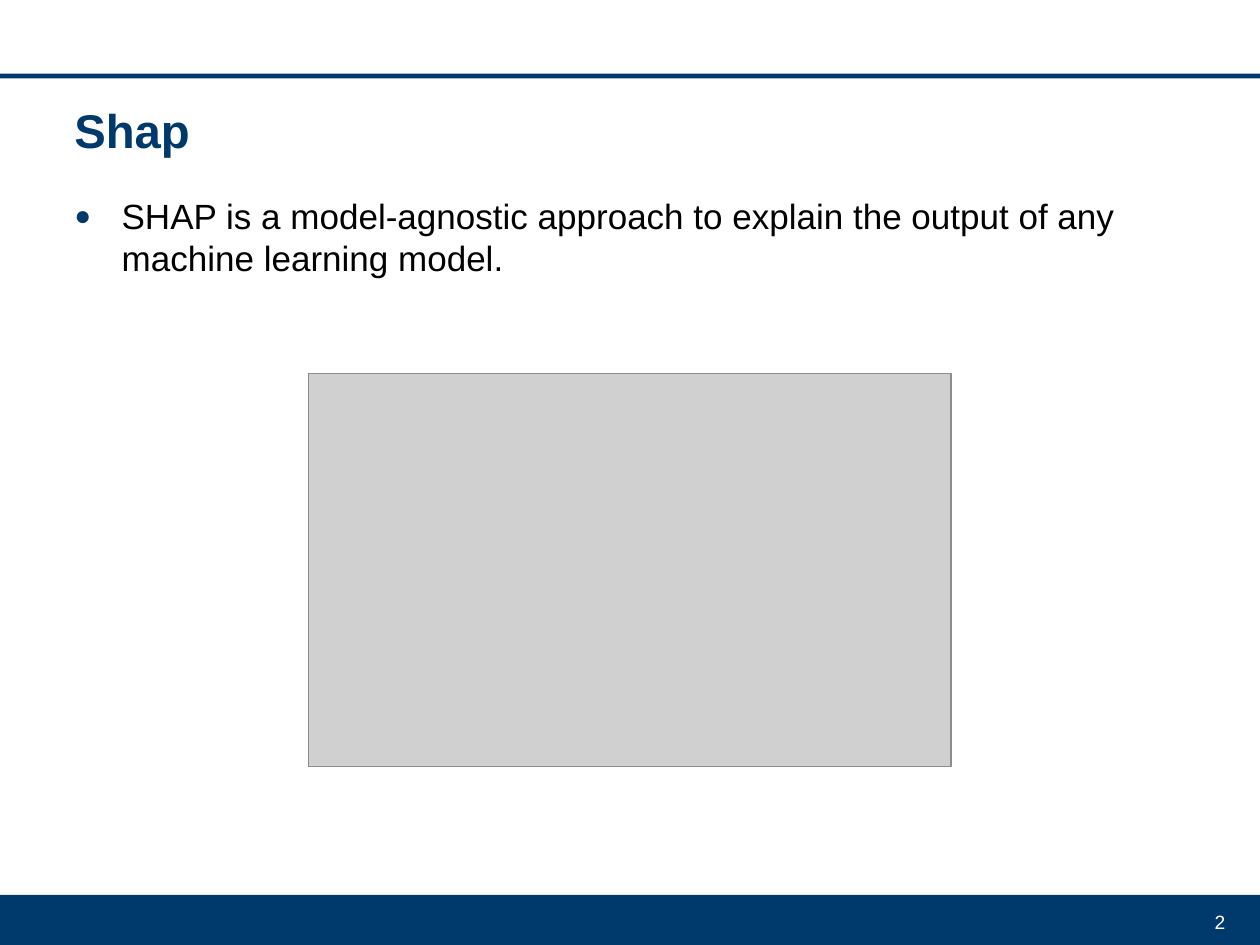
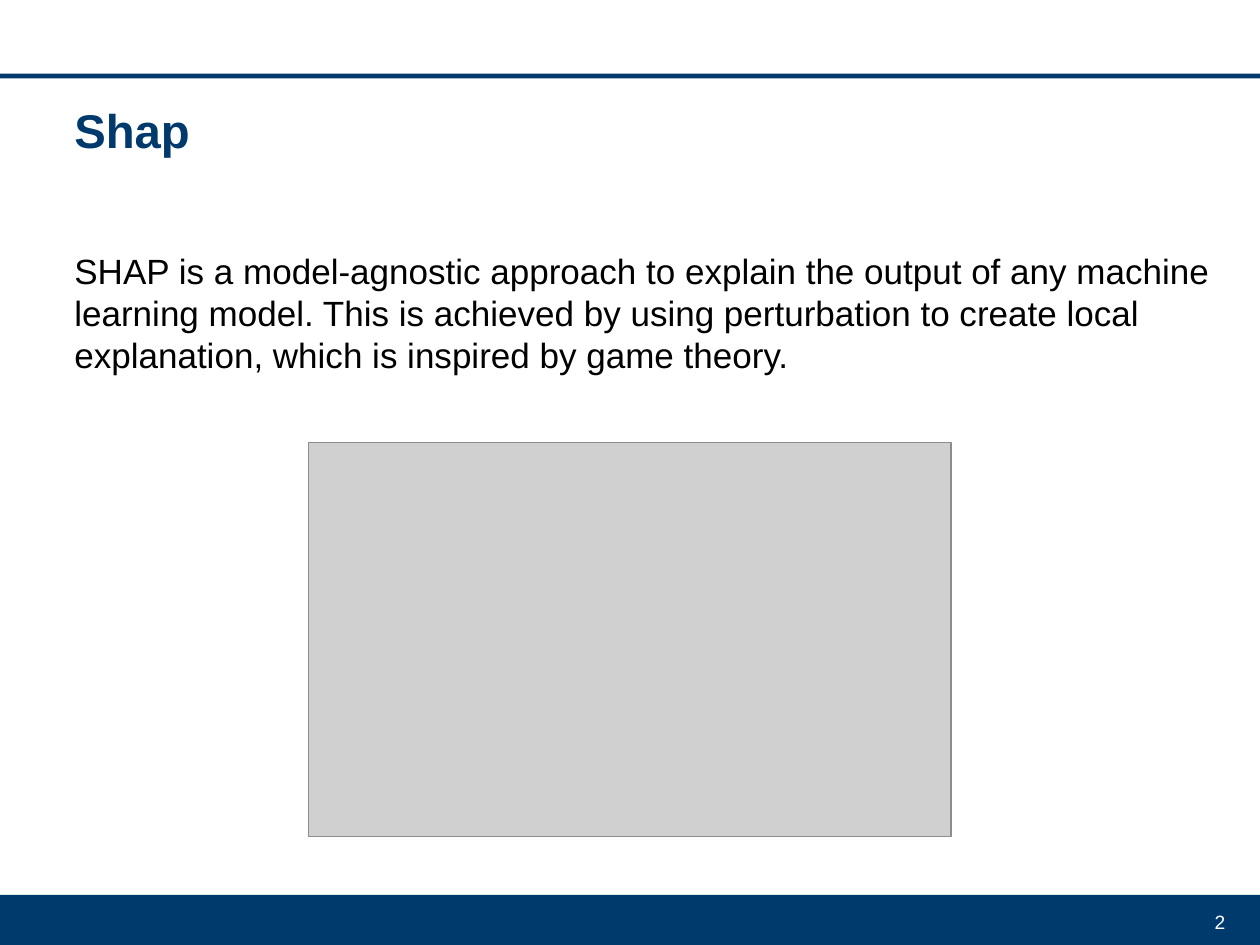
Before and after one commit to DrFab1/va_explainable_ai, a slide deck: slide 2 of VA_Projekt.ppt. Drawn at 1260x945 pixels with LibreOffice and Linux fonts; fonts in the diff are those of the drawing; grey boxes stand for pictures; background and template pictures are left out. Boxes give left, top, right and bottom in pixels: in the first picture for what was removed or moved away, otherwise in the second. Text is boxed around its words. In the diff, an @@ line names an element or a change of style, - is before the commit and + after.

Commit message:
updated ppt

```diff
--- a/VA_Projekt.ppt
+++ b/VA_Projekt.ppt
@@ text at bbox=[74, 258, 1208, 375]: text changed @@
-● SHAP is a model-agnostic approach to explain the output of any machine learning model.
+SHAP is a model-agnostic approach to explain the output of any machine learning model. This is achieved by using perturbation to create local explanation, which is inspired by game theory.
@@ picture: place and size @@
-picture at bbox=[309, 373, 951, 766]
+picture at bbox=[309, 442, 951, 835]
```
Also in this commit, not shown: 4 other slides changed.
